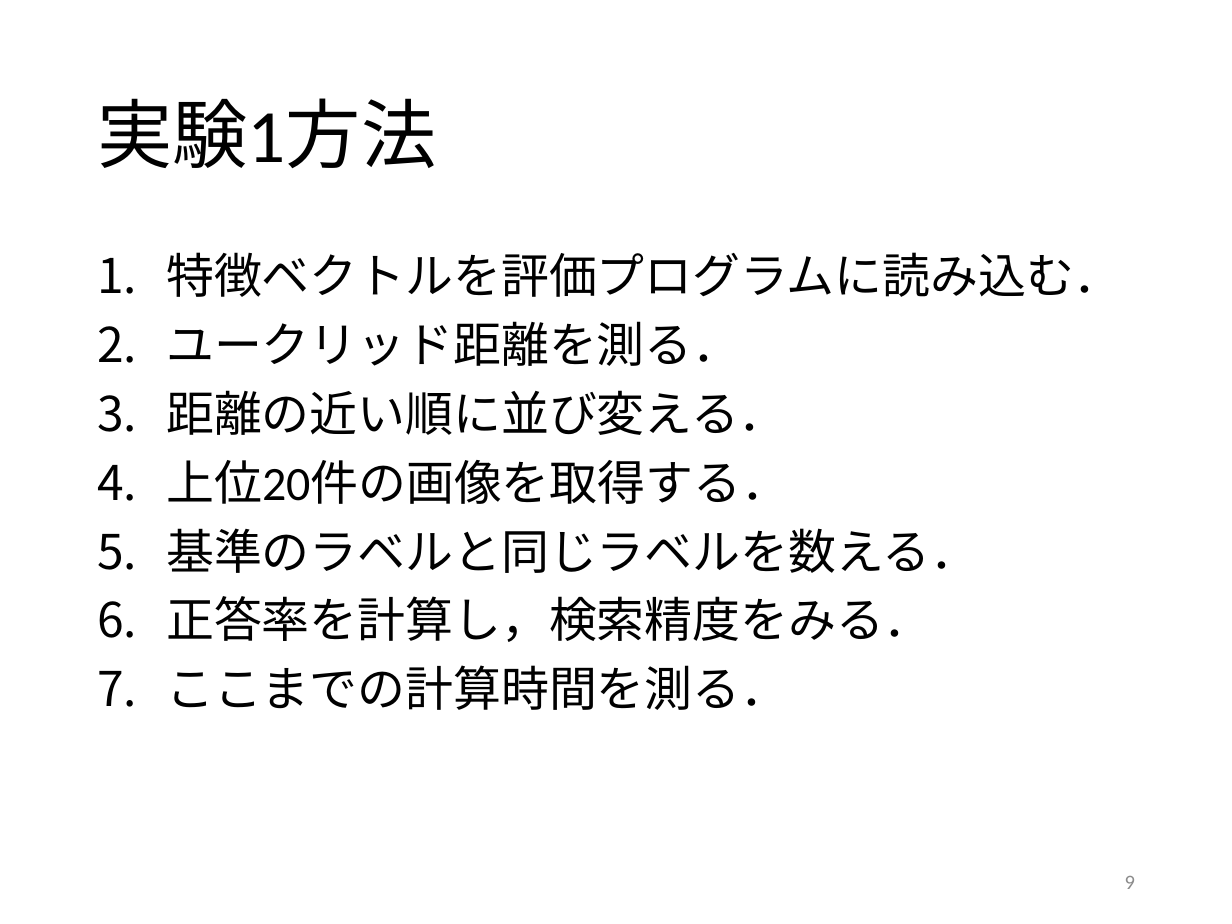
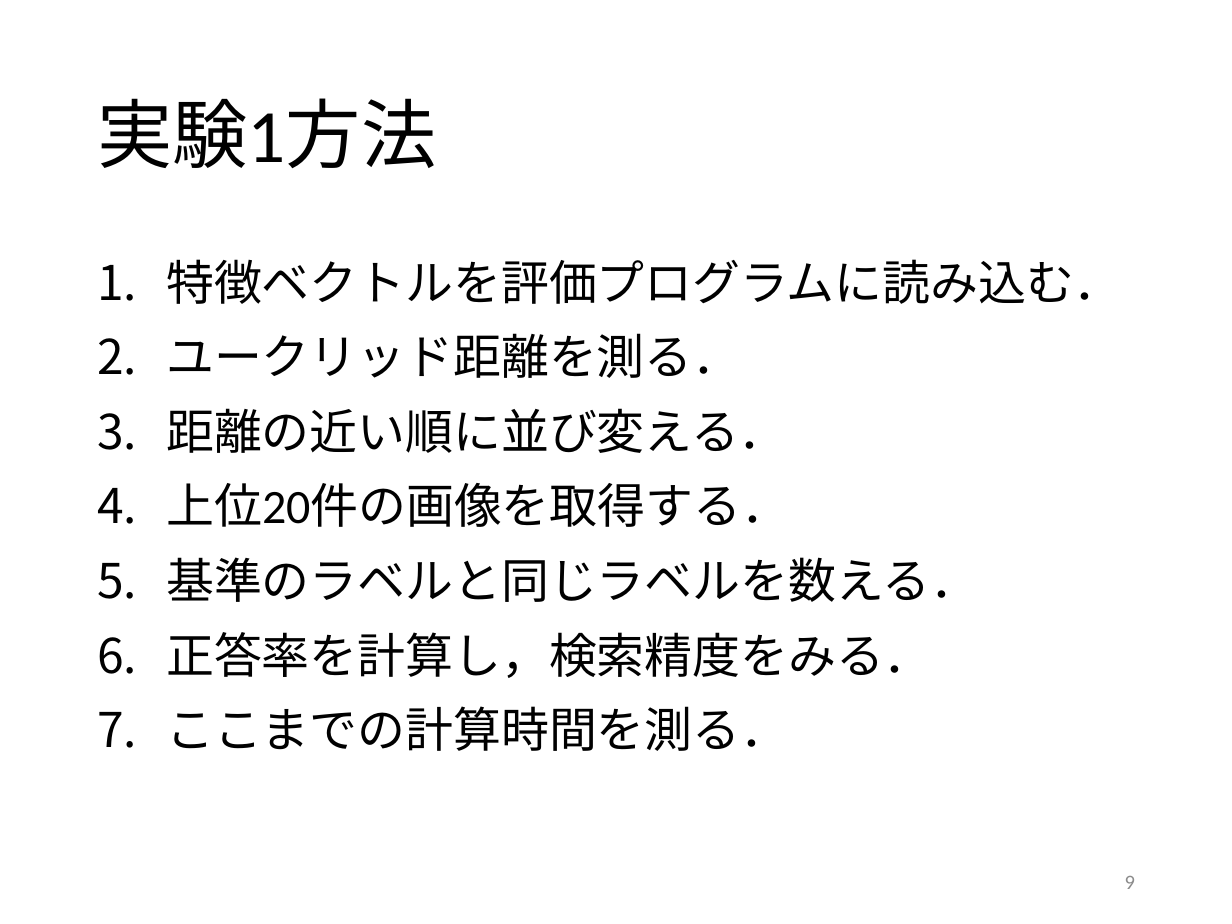
Before and after one commit to kait-takanolab/1821005-yoshioka-thesis, a slide deck: slide 9 of 卒研発表/卒論発表0119.pptx. Drawn at 1232x924 pixels with LibreOffice and Linux fonts; fonts in the diff are those of the drawing. Boxes give left, top, right and bottom in pixels: in the first picture for what was removed or moved away, otherwise in the second. Text is boxed around its words. In the diff, an @@ line names an element or a change of style, - is before the commit and + after.

```diff
--- a/卒研発表/卒論発表0119.pptx
+++ b/卒研発表/卒論発表0119.pptx
@@ text "特徴ベクトルを評価プログラムに読み込む．" at [166,259,1122,751]: line spacing 0.9 to 1 @@
```
Also in this commit, not shown: 7 other slides changed, 1 slide added.
